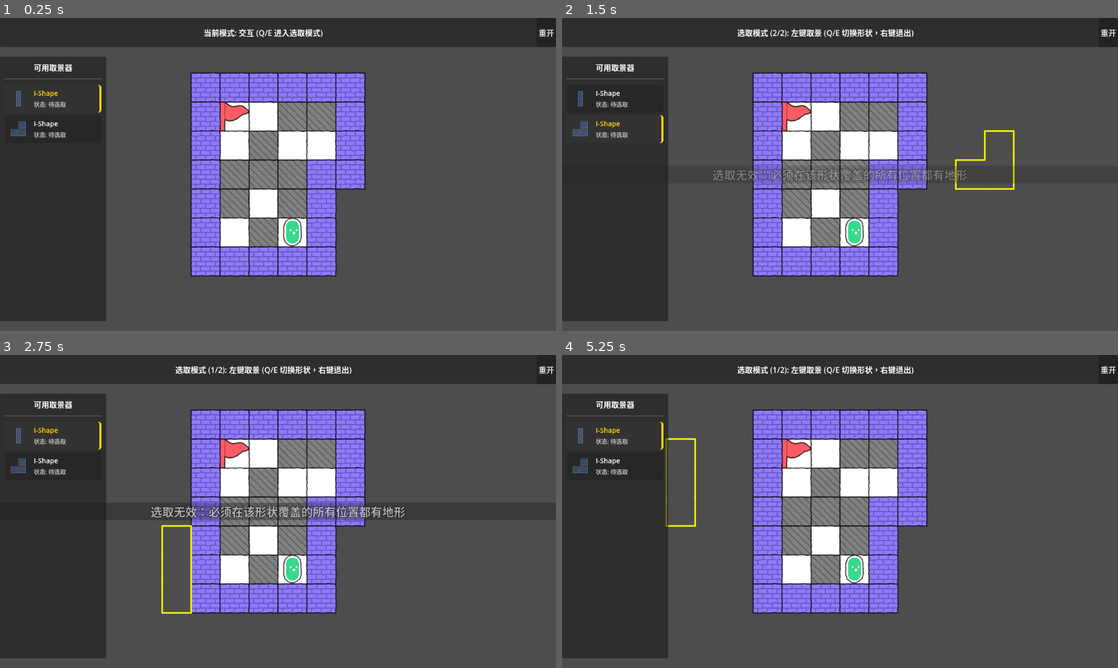
Above: before the commit, frames 1-4 (two rows, left to right).
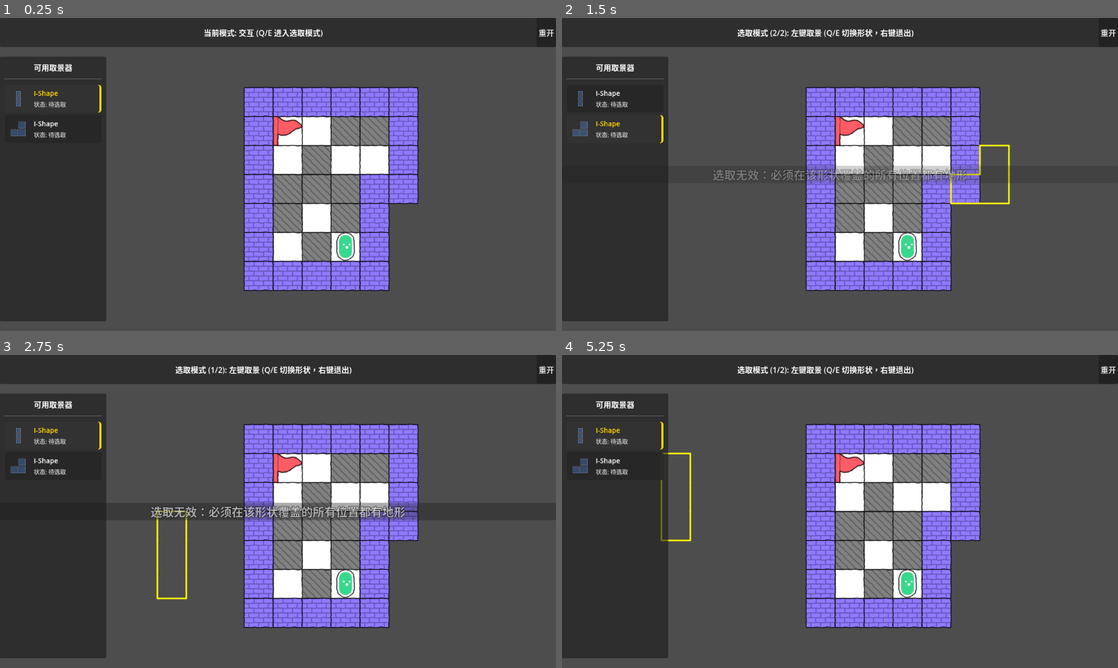
Above: after the commit, the same moments.

Repository: 494311870/jam-mask
Game: Godot game, scene res://scenes/main.tscn
Same seed, same stepped clock (60 frames per second), same inputs: the game is played once before the commit and once after it.
Inputs (mouse positions are in pixels of both pictures, inside the frame that each line leads up to):
- Up to frame 1 (0.25 s): no input
- Up to frame 2 (1.5 s): click "重开" at 0.5 s; tap Enter at 1.25 s; move the mouse to (962, 158) at 1.27 s; hold D (move_right) from 1.28 s (still down); tap Q at 1.35 s; click (962, 158) at 1.42 s
- Up to frame 3 (2.75 s): tap Space at 2 s; move the mouse to (166, 527) at 2.02 s; release D (move_right) at 2.03 s; hold S (move_down) from 2.03 s (still down); tap E at 2.1 s
- Up to frame 4 (5.25 s): move the mouse to (895, 442) at 2.77 s; release S (move_down) at 2.78 s; hold D (move_right) 2.78-3.53 s; tap Q at 2.85, 4.35 s; tap Enter at 3.5 s; move the mouse to (812, 574) at 3.52 s; hold W (move_up) 3.53-4.28 s; tap E at 3.6, 5.1 s; click (812, 574) at 3.67 s; tap Space at 4.25 s; move the mouse to (1006, 558) at 4.27 s; hold A (move_left) from 4.28 s (still down); move the mouse to (673, 464) at 5.02 s

The runs differ from the first frame. In frame 1, 23% of the frame differs, in the area x 34-76%, y 17-88%; in frame 2, 23%; in frame 3, 23%; in frame 4, 24%, in the area x 17-76%, y 17-88%.

Commit message:
feat: 更新关卡居中逻辑，考虑UI遮挡后的可用区域

Diff:
--- a/scenes/main.gd
+++ b/scenes/main.gd
@@ -112,8 +112,13 @@
 	# 获取视口（窗口）的显示区域大小
 	var viewport_size = get_viewport_rect().size
 
-	# 计算让内容居中所需的偏移
-	var target_pos = (viewport_size - content_size_px) / 2.0 - content_pos_px
+	# 考虑 UI 遮挡后的可用区域 (左侧预览 220px, 顶部信息条 60px)
+	var ui_offset_left = 220.0
+	var ui_offset_top = 60.0
+
+	# 计算在剩余可用空间内居中所需的偏移
+	# 公式: target = (viewport + ui_offset - content_size) / 2 - content_pos
+	var target_pos = (viewport_size + Vector2(ui_offset_left, ui_offset_top) - content_size_px) / 2.0 - content_pos_px
 
 	# 应用到容器
 	current_level_container.position = target_pos
